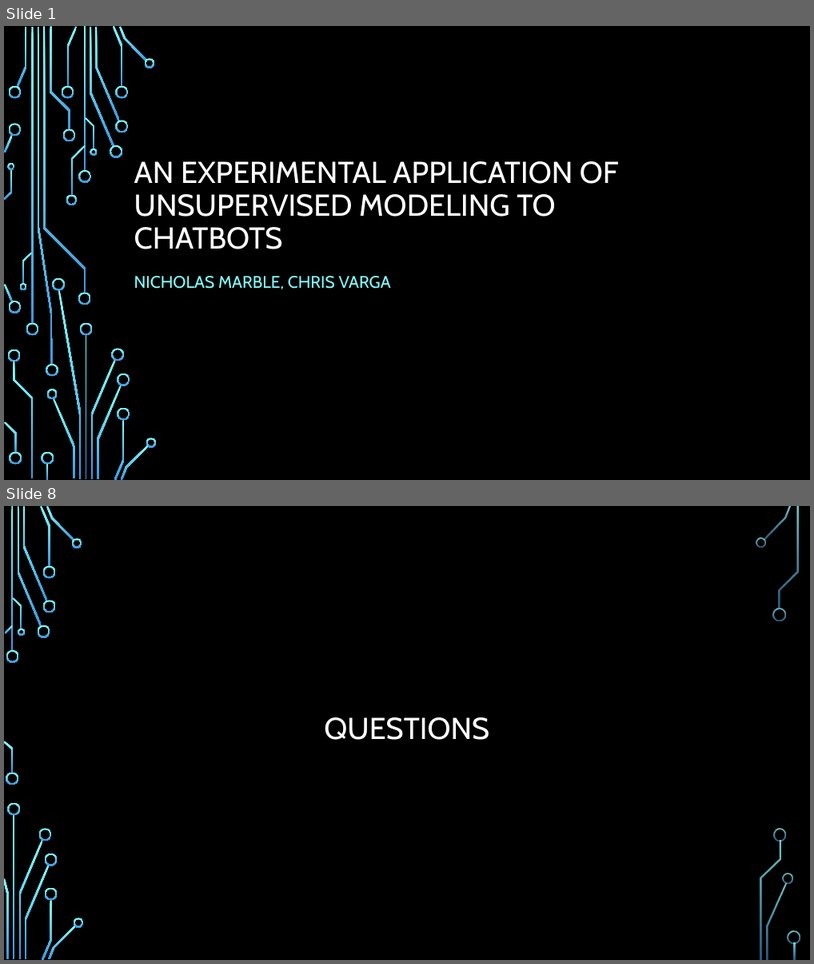
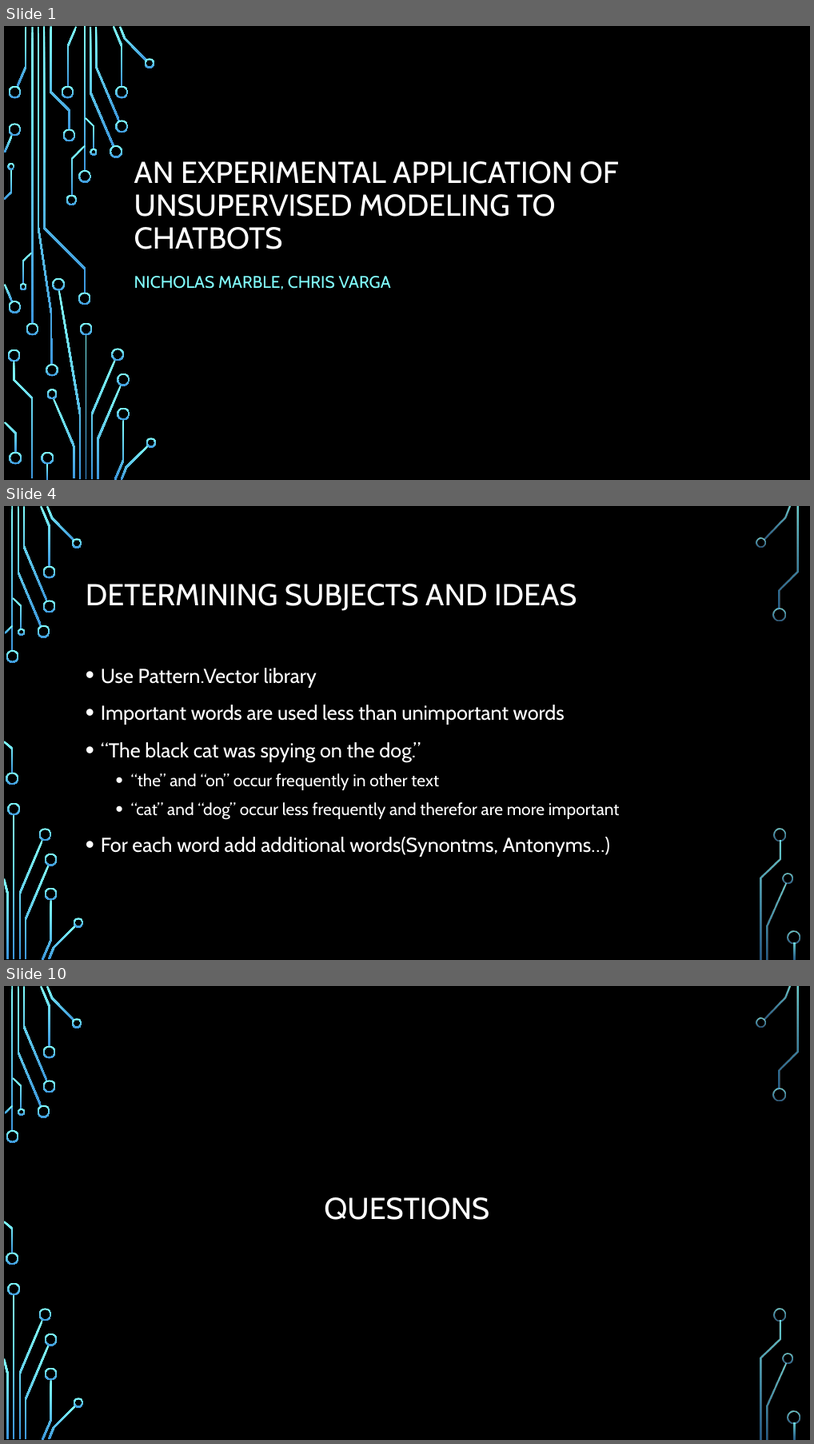
Before and after one commit to chrisvarga/chatbot, a slide deck: Marble_Varga_Prop_Presentation.pptx. Shown one above the other, each under a label of ours: slides 1 and 8 before the commit, slides 1, 4 and 10 after it; the slides between them are not shown. The pictures are 814x964 and 814x1444 pixels, drawn with LibreOffice and Linux fonts; fonts in the diff are those of the drawing; background and template pictures are left out. Boxes give left, top, right and bottom in pixels: in the first picture for what was removed or moved away, otherwise in the second. Text is boxed around its words. In the diff, an @@ line names an element or a change of style, - is before the commit and + after.

Commit message:
Added presentation

```diff
--- a/Marble_Varga_Prop_Presentation.pptx
+++ b/Marble_Varga_Prop_Presentation.pptx
@@ slide 4 added at [4,506,810,960], background picture (left out); not listed: 36 template elements that a slide beside it also shows @@
@@ title added at [86,584,577,611], 36 pt, text #FFFFFF @@
+DETERMINING SUBJECTS AND IDEAS
@@ text added at [101,668,620,856], 24 pt, text #FFFFFF @@
+• Use Pattern.Vector library
+• Important words are used less than unimportant words
+• “The black cat was spying on the dog.”
+  • “the” and “on” occur frequently in other text
+  • “cat” and “dog” occur less frequently and therefor are more important
+• For each word add additional words(Synontms, Antonyms…)
@@ what was slide 8 is now slide 10 @@
```
Also in this commit, not shown: 1 slide changed, 6 other slides added, 5 slides removed.
